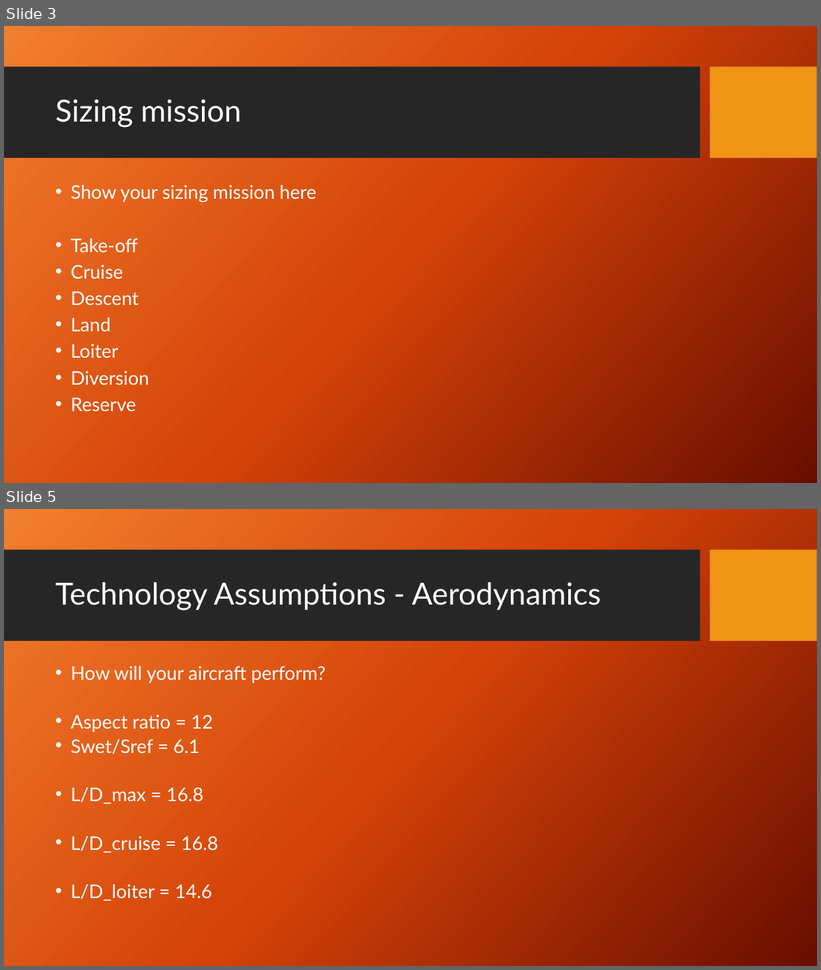
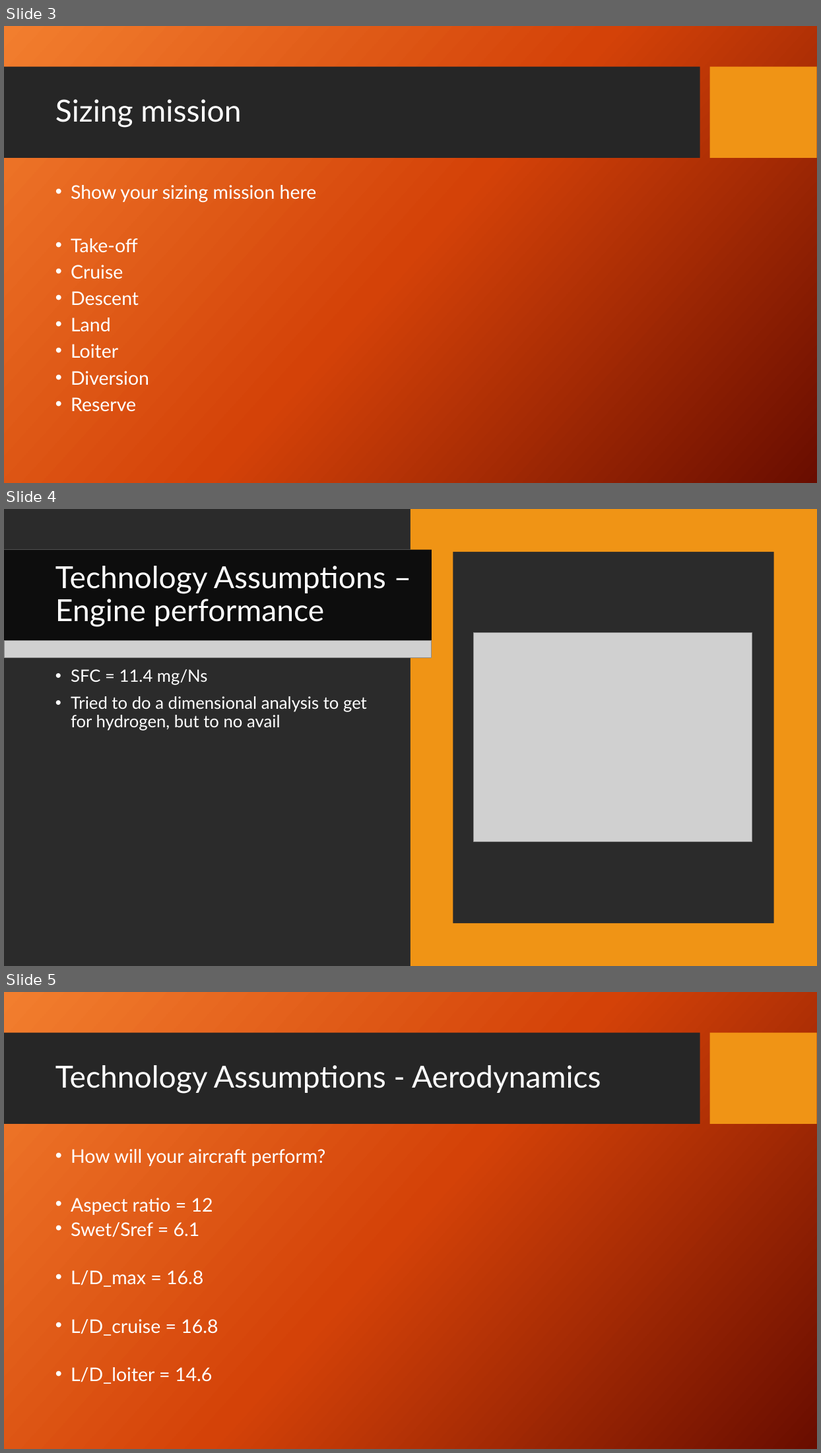
Before and after one commit to IsakLundgren/Aircraft-design-2023, a slide deck: presentations/DT1-presentation.pptx. Shown one above the other, each under a label of ours: slides 3 and 5 before the commit, slides 3, 4 and 5 after it; the slides between them are not shown. The pictures are 821x970 and 821x1453 pixels, drawn with LibreOffice and Linux fonts; fonts in the diff are those of the drawing; grey boxes stand for pictures; background and template pictures are left out; a plain dark background stands for a picture behind light text. Boxes give left, top, right and bottom in pixels: in the first picture for what was removed or moved away, otherwise in the second. Text is boxed around its words. In the diff, an @@ line names an element or a change of style, - is before the commit and + after.

Commit message:
Removed dimensional analysis factor

```diff
--- a/presentations/DT1-presentation.pptx
+++ b/presentations/DT1-presentation.pptx
@@ slide 4 added at [4, 509, 817, 966], background picture (left out); not listed: 1 template element that a slide beside it also shows @@
@@ rectangle added at [411, 509, 817, 966], fill #F09415 @@
@@ rectangle added at [4, 550, 700, 642], fill #FFFFFF @@
@@ rectangle added at [4, 550, 432, 642], fill #0D0D0D @@
@@ title added at [55, 566, 386, 627], 36 pt, text #FFFFFF @@
+Technology Assumptions – Engine performance
@@ rectangle added at [453, 552, 774, 923], fill #FFFFFF @@
@@ picture added at [4, 640, 432, 657] @@
@@ picture added at [474, 633, 752, 842] @@
@@ text added at [71, 669, 367, 731], 20 pt, text #FFFFFF @@
+• SFC = 11.4 mg/Ns
+• Tried to do a dimensional analysis to get for hydrogen, but to no avail
```
Also in this commit, not shown: 1 other slide added, 2 slides removed, 4 other files.
